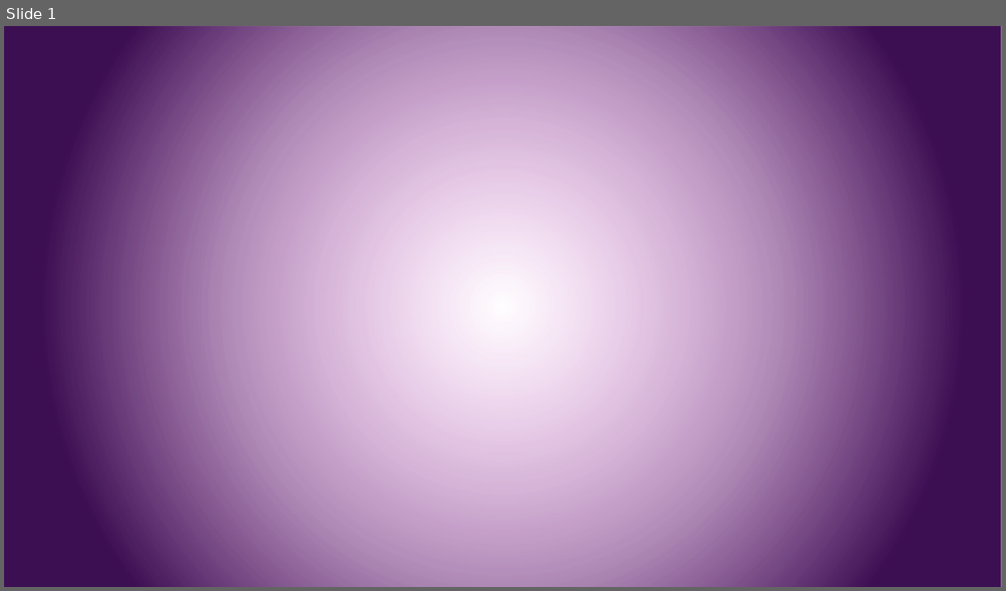
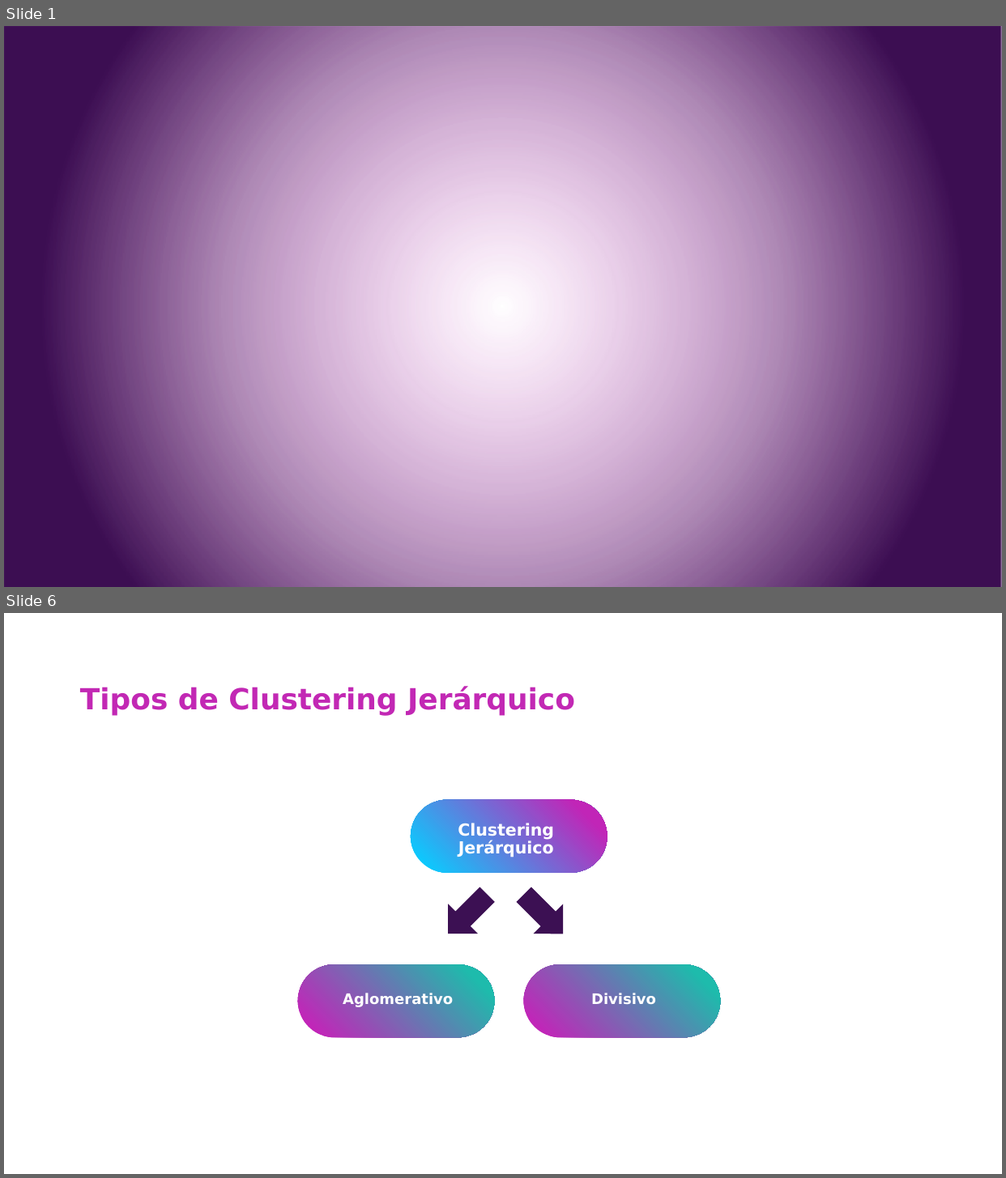
Before and after one commit to csameshiman/Axity_Curso_ML_2023, a slide deck: Diapositivas/Parte 04.Clustering/Sección 04.2.Hierarchical Clustering/Hierarchical_Clustering.pptx. Shown one above the other, each under a label of ours: slide 1 before the commit, slides 1 and 6 after it; the slides between them are not shown. The pictures are 1006x591 and 1006x1178 pixels, drawn with LibreOffice and Linux fonts; fonts in the diff are those of the drawing; background and template pictures are left out. Boxes give left, top, right and bottom in pixels: in the first picture for what was removed or moved away, otherwise in the second. Text is boxed around its words. In the diff, an @@ line names an element or a change of style, - is before the commit and + after.

```diff
--- a/Diapositivas/Parte 04.Clustering/Sección 04.2.Hierarchical Clustering/Hierarchical_Clustering.pptx
+++ b/Diapositivas/Parte 04.Clustering/Sección 04.2.Hierarchical Clustering/Hierarchical_Clustering.pptx
@@ slide 6 added at [4, 613, 1002, 1174], background picture (left out) @@
@@ title added at [80, 686, 575, 716], 28 pt, text #C228B4, bold @@
+Tipos de Clustering Jerárquico
@@ rounded rectangle added at [411, 800, 607, 874], fill gradient #0DC9FD to #C125B7 @@
@@ text added at [458, 822, 554, 858], 16 pt, text #FFFFFF, bold @@
+Clustering Jerárquico
@@ down arrow added at [433, 879, 502, 948], fill #3C1053 @@
@@ down arrow added at [509, 879, 578, 948], fill #3C1053 @@
@@ rounded rectangle added at [298, 965, 495, 1038], fill gradient #C126B8 to #1EBBAC @@
@@ rounded rectangle added at [523, 965, 720, 1038], fill gradient #C126B8 to #1EBBAC @@
@@ text added at [343, 993, 453, 1008], 14 pt, text #FFFFFF, bold @@
+Aglomerativo
@@ text added at [591, 993, 656, 1008], 14 pt, text #FFFFFF, bold @@
+Divisivo
```
Also in this commit, not shown: 27 other slides added, 16 slides removed.
